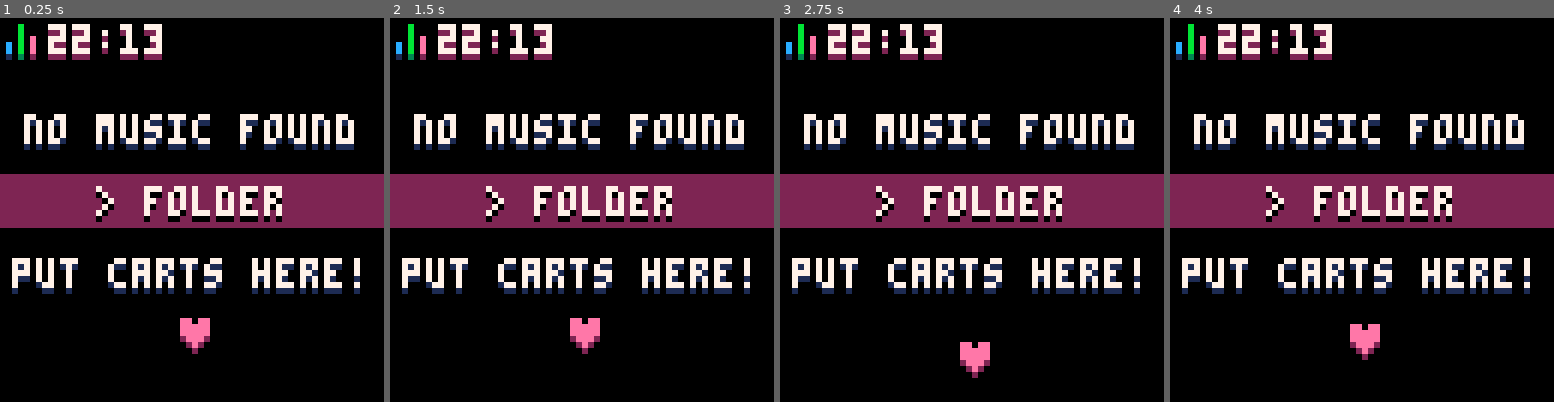
Above: before the commit, frames 1-4 (left to right).
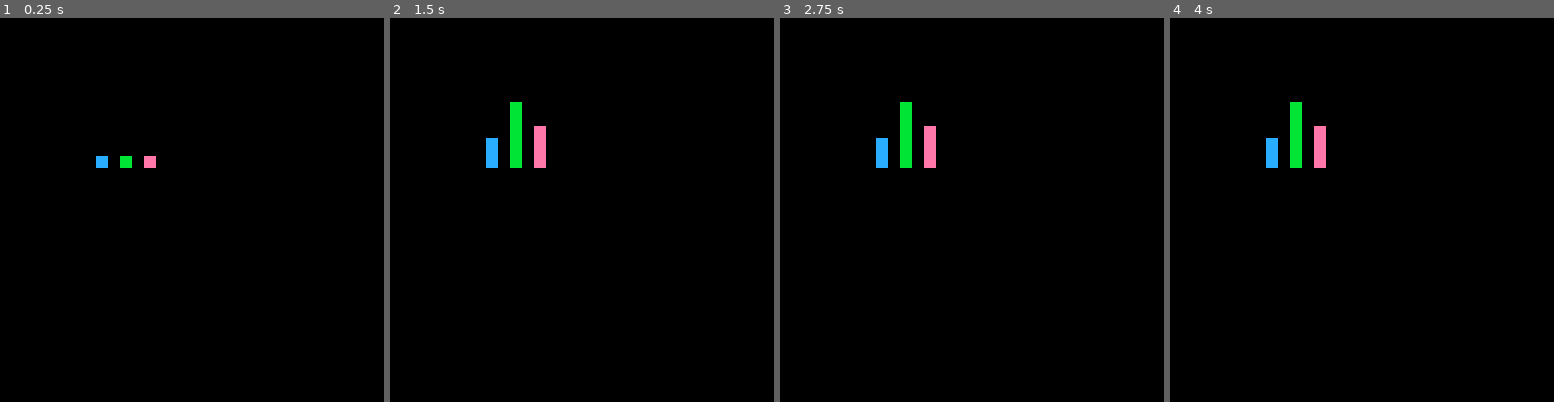
Above: after the commit, the same moments.

Repository: tesselode/picotune
Game: PICO-8 cartridge picotune.p8
Same seed, same stepped clock (60 frames per second), same inputs: the game is played once before the commit and once after it.
Inputs:
- Up to frame 1 (0.25 s): no input
- Up to frame 2 (1.5 s): tap X (X key) at 0.33, 1.07 s; tap O (Z key) at 0.7 s
- Up to frame 3 (2.75 s): hold Right 1.6-2.1 s; tap O (Z key) at 1.7, 2.1, 2.5 s; tap X (X key) at 1.85 s; hold Up 2.15-2.42 s; hold Right from 2.47 s (still down)
- Up to frame 4 (4 s): tap O (Z key) at 2.9, 3.3, 3.7 s; tap X (X key) at 2.97 s; release Right at 3.03 s; hold Left 3.08-3.58 s; hold Down 3.63-3.97 s

The runs differ from the first frame. In frame 1, 24% of the frame differs, in the area x 0-100%, y 1-88%; in frame 2, 25%; in frame 3, 25%; in frame 4, 25%.

Commit message:
not liking this startup sequence

Diff:
--- a/picotune.p8
+++ b/picotune.p8
@@ -97,6 +97,48 @@
 			tracks[pattern_index] = true
 		end
 	end
+end
+
+-->8
+-- startup sequence
+
+state.startup = {}
+
+function state.startup:enter()
+	self.bars = {}
+	for i = 1, 3 do
+		add(self.bars, {height = 0, velocity = 0, target = 0})
+	end
+	self.time = 0
+end
+
+function state.startup:update()
+	self.time += 1
+	if self.time == 15 or self.time == 30 then
+		for bar in all(self.bars) do
+			bar.target = rnd(5)
+		end
+	end
+	if self.time == 45 then
+		self.bars[1].target = 2
+		self.bars[2].target = 5
+		self.bars[3].target = 3
+	end
+	for bar in all(self.bars) do
+		bar.velocity += 1/6 * (bar.target - (bar.height + bar.velocity * .75))
+		bar.height += 1/6 * bar.velocity
+		bar.height = max(bar.height, 0)
+		if abs(bar.height - bar.target) < .1 then
+			bar.height = bar.target
+		end
+	end
+end
+
+function state.startup:draw()
+	cls()
+	rectfill(16, 24, 17, 24 - self.bars[1].height * 2, 12)
+	rectfill(20, 24, 21, 24 - self.bars[2].height * 2, 11)
+	rectfill(24, 24, 25, 24 - self.bars[3].height * 2, 14)
 end
 
 -->8
@@ -531,7 +573,7 @@
 
 function _init()
 	poke(0x5f2c, 3)
-	switch_state(state.menu)
+	switch_state(state.startup)
 end
 
 function _update60()
